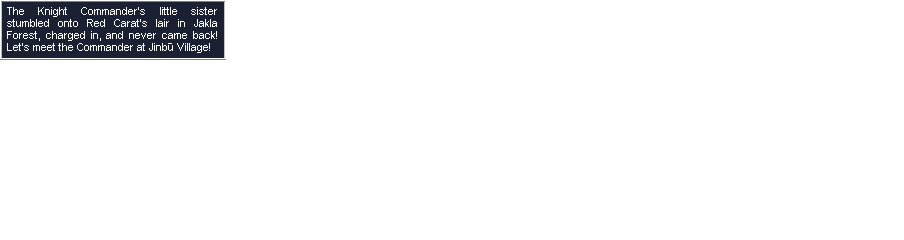
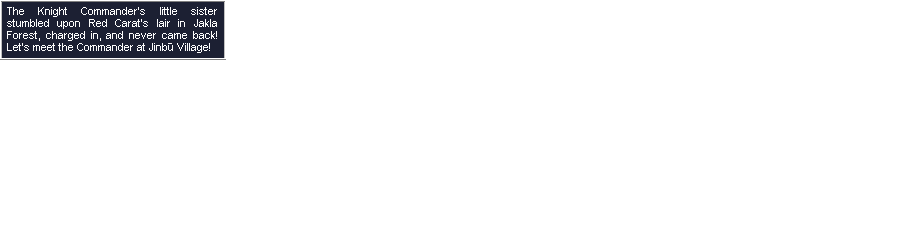
Layer changes from the first 904×240 image to the second:
painted on "EN 4 Lines" over <box>57,19,170,29</box>
